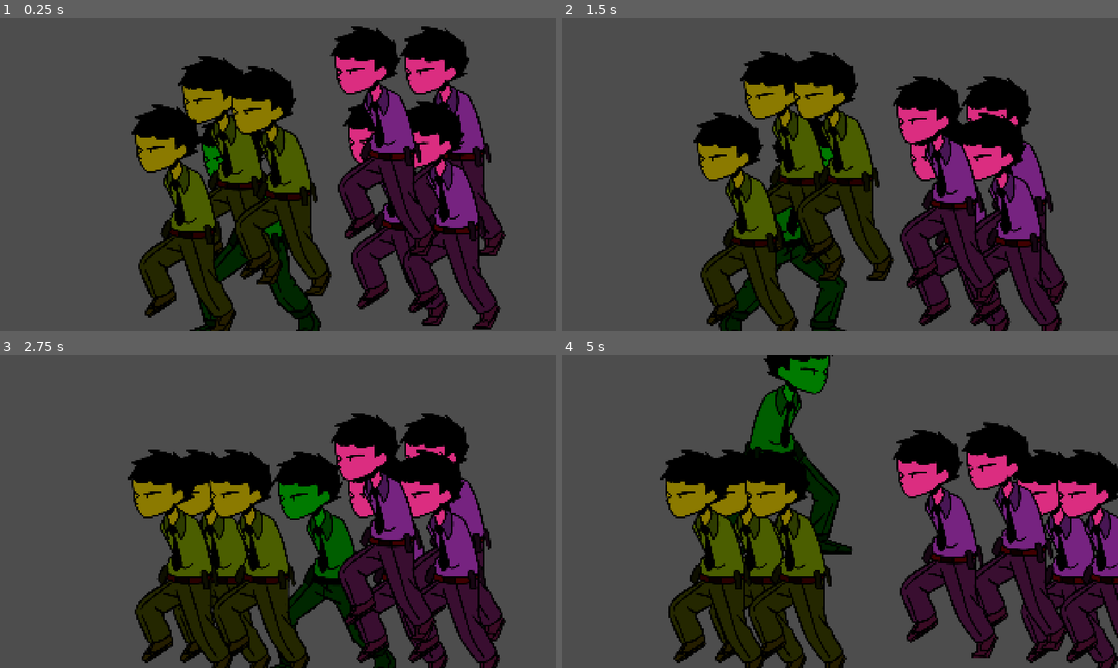
Above: before the commit, frames 1-4 (two rows, left to right).
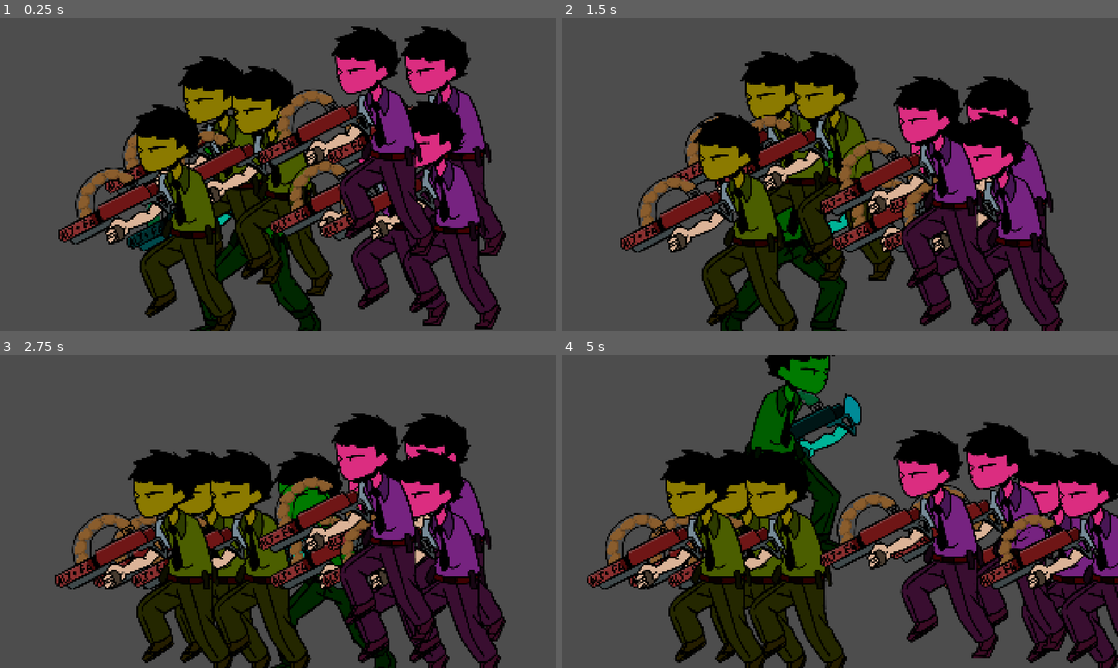
Above: after the commit, the same moments.

Repository: t0qen/baudo-game-jam-autumn
Game: Godot game, scene res://scenes/main.tscn
Same seed, same stepped clock (60 frames per second), same inputs: the game is played once before the commit and once after it.
Inputs:
- Up to frame 1 (0.25 s): no input
- Up to frame 2 (1.5 s): hold D (right) 0.53-1.28 s; tap Up (aim_left) at 0.6 s; tap Space (jump) at 0.77 s; hold A (left) from 1.28 s (still down); tap Down (aim_right) at 1.35 s
- Up to frame 3 (2.75 s): tap Space (jump) at 1.52 s; release A (left) at 2.03 s; hold D (right) from 2.03 s (still down); tap E (bomb) at 2.1 s
- Up to frame 4 (5 s): tap R (pompe) at 2.85 s; tap Space (jump) at 3.02, 3.77, 4.52 s; release D (right) at 3.53 s; hold A (left) from 3.53 s (still down); tap Up (aim_left) at 3.6 s; tap Down (aim_right) at 4.35 s

The runs differ from the first frame. In frame 1, 14% of the frame differs, in the area x 10-91%, y 3-100%; in frame 2, 13%; in frame 3, 11%; in frame 4, 15%, in the area x 4-100%, y 0-100%.

Commit message:
Update bidule_template.tscn

Diff:
--- a/scenes/templates/bidule_template.tscn
+++ b/scenes/templates/bidule_template.tscn
@@ -1,6 +1,7 @@
-[gd_scene load_steps=37 format=3 uid="uid://dreipx6w1ycb6"]
+[gd_scene load_steps=39 format=3 uid="uid://dreipx6w1ycb6"]
 
 [ext_resource type="Script" uid="uid://crellanggal1o" path="res://scripts/bidule_template.gd" id="1_6lqgl"]
+[ext_resource type="Texture2D" uid="uid://bd1ejnp7vha11" path="res://assets/Sprites/Garde/Bras/patator_1.png" id="2_81lal"]
 [ext_resource type="Texture2D" uid="uid://bkobn0l346vu0" path="res://assets/Sprites/Garde/idle/frame_00_delay-0.04s.png" id="2_cow7b"]
 [ext_resource type="Texture2D" uid="uid://o14ygiy4dqt4" path="res://assets/Sprites/Garde/idle/frame_01_delay-0.04s.png" id="3_uh30e"]
 [ext_resource type="Texture2D" uid="uid://b1yfuc8nbsmb4" path="res://assets/Sprites/Garde/idle/frame_02_delay-0.04s.png" id="4_81lal"]
@@ -38,6 +39,20 @@
 friction = 0.0
 bounce = 0.1
 
+[sub_resource type="RectangleShape2D" id="RectangleShape2D_3dxvg"]
+size = Vector2(128, 128)
+
+[sub_resource type="SpriteFrames" id="SpriteFrames_fvjia"]
+animations = [{
+"frames": [{
+"duration": 1.0,
+"texture": ExtResource("2_81lal")
+}],
+"loop": true,
+"name": &"garde_patator",
+"speed": 5.0
+}]
+
 [sub_resource type="SpriteFrames" id="SpriteFrames_8amhk"]
 animations = [{
 "frames": [{
@@ -151,9 +166,6 @@
 "name": &"garde_saut",
 "speed": 5.0
 }]
-
-[sub_resource type="RectangleShape2D" id="RectangleShape2D_3dxvg"]
-size = Vector2(128, 128)
 
 [node name="bidule_template" type="RigidBody2D"]
 physics_material_override = SubResource("PhysicsMaterial_6lqgl")
@@ -163,16 +175,30 @@
 script = ExtResource("1_6lqgl")
 jump_force = 300
 
+[node name="shape" type="CollisionShape2D" parent="."]
+shape = SubResource("RectangleShape2D_3dxvg")
+
+[node name="ui" type="Node2D" parent="."]
+
+[node name="weapon" type="Node2D" parent="."]
+
+[node name="aim" type="Node2D" parent="."]
+position = Vector2(111, -76.00001)
+rotation = -0.47647488
+
+[node name="main" type="Node2D" parent="aim"]
+position = Vector2(326, 10)
+
+[node name="hands" type="AnimatedSprite2D" parent="aim"]
+position = Vector2(-104.61212, 43.259693)
+scale = Vector2(0.9, 0.9)
+sprite_frames = SubResource("SpriteFrames_fvjia")
+animation = &"garde_patator"
+
 [node name="sprites" type="AnimatedSprite2D" parent="."]
+position = Vector2(2, 0)
 sprite_frames = SubResource("SpriteFrames_8amhk")
 animation = &"garde_saut"
-
-[node name="shape" type="CollisionShape2D" parent="."]
-shape = SubResource("RectangleShape2D_3dxvg")
-
-[node name="ui" type="Node2D" parent="."]
-
-[node name="weapon" type="Node2D" parent="."]
 
 [node name="jump_timer" type="Timer" parent="."]
 one_shot = true
